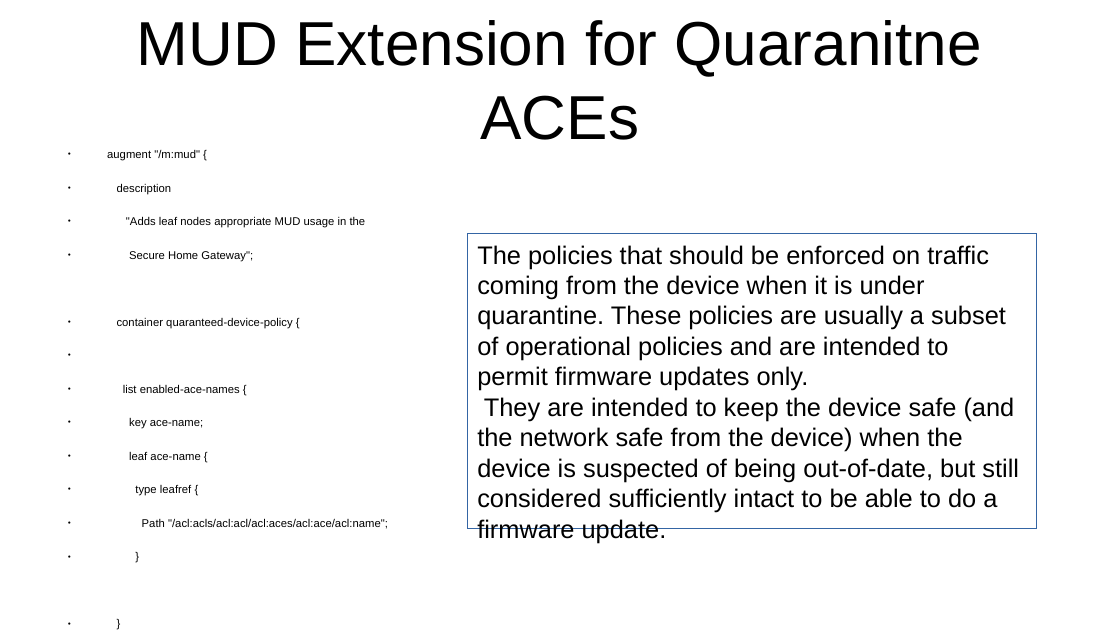
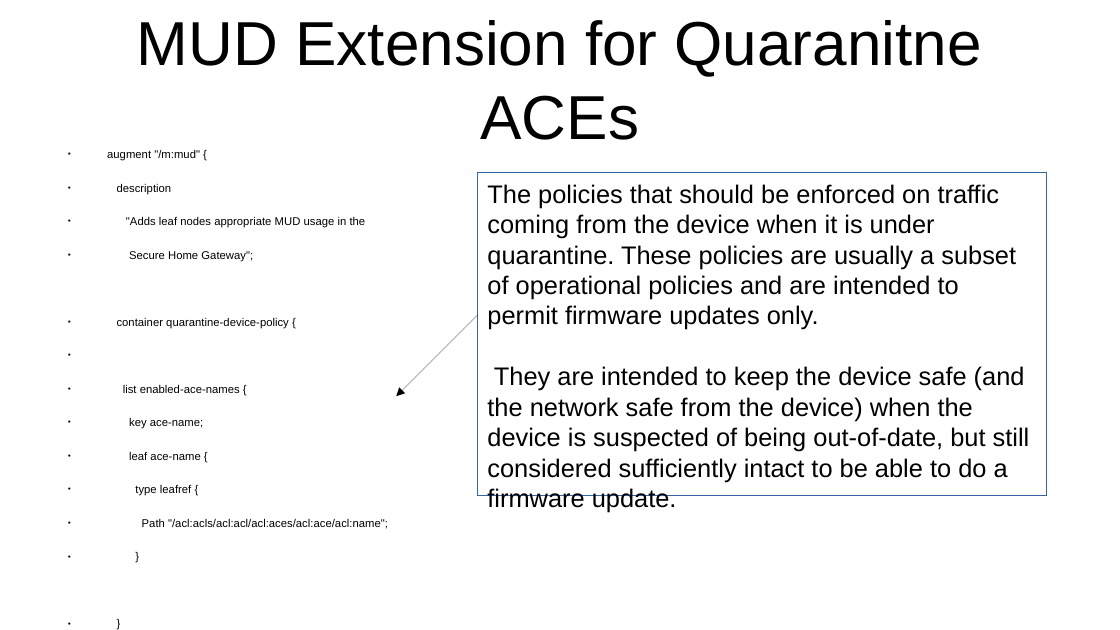
Before and after one commit to CIRALabs/shg-mud-quarantine, a slide deck: slide 5 of presentations/ietf107-shg-quarantine.odp (slide 4 before the commit). Drawn at 1120x630 pixels with LibreOffice and Linux fonts; fonts in the diff are those of the drawing. Boxes give left, top, right and bottom in pixels: in the first picture for what was removed or moved away, otherwise in the second. Text is boxed around its words. In the diff, an @@ line names an element or a change of style, - is before the commit and + after.

```diff
--- a/presentations/ietf107-shg-quarantine.odp
+++ b/presentations/ietf107-shg-quarantine.odp
@@ rectangle "The policies that should be ...": place and size @@
-rectangle "The policies that should be ..." at (468,234,1037,528)
+rectangle "The policies that should be ..." at (478,173,1047,496)
@@ text at (117,318,289,329): text changed @@
-● container quaranteed-device-policy {
+● container quarantine-device-policy {
@@ arrow added from (478, 315) to (396, 396), #000000 0 pt @@
```
Also in this commit, not shown: 1 slide added, 1 other file.
